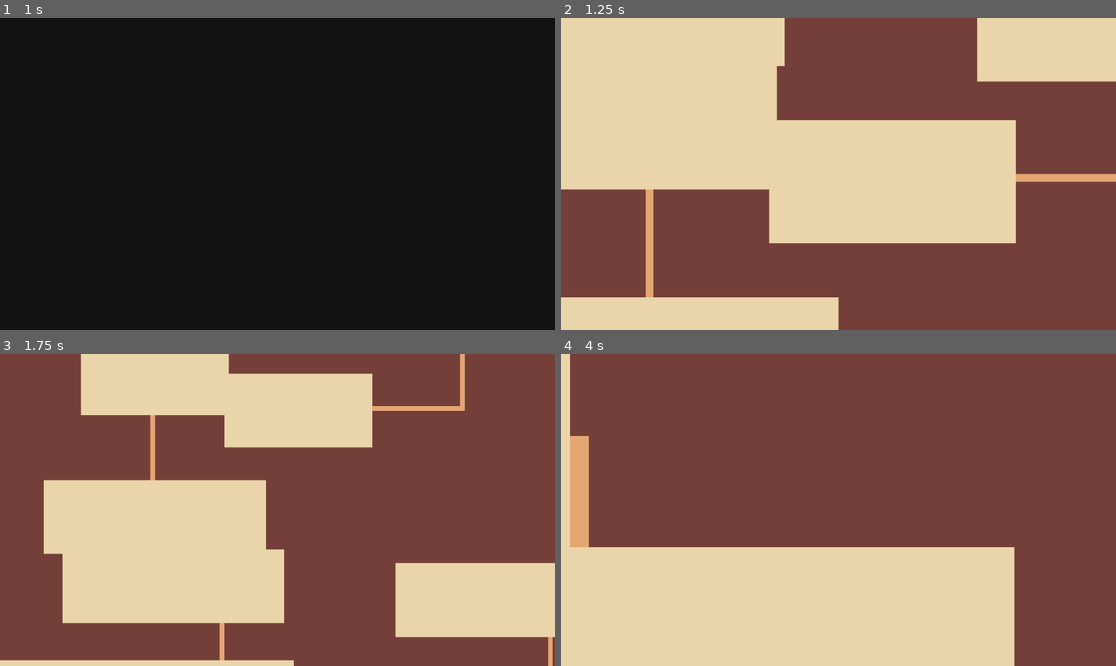
Above: before the commit, frames 1-4 (two rows, left to right).
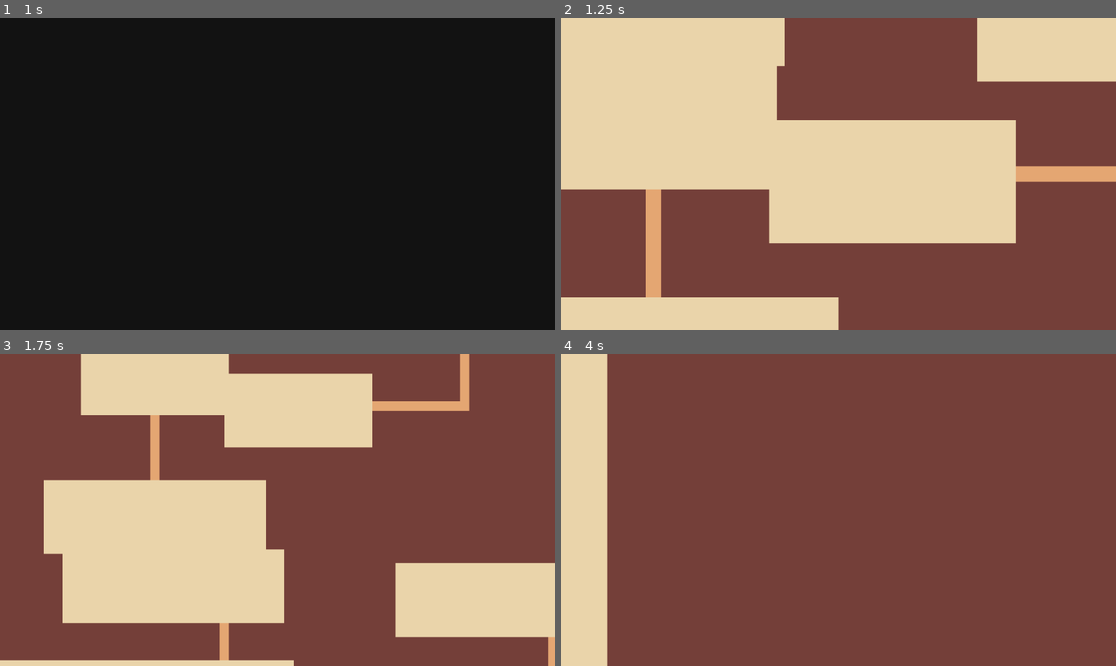
Above: after the commit, the same moments.

Repository: Horryportier/DungeonGeneration
Game: Godot game, scene res://room_generation/room_generator.tscn
Two runs of this game, one before a commit and one after it. Both use one fixed random seed, a clock stepped at 60 frames per second and the inputs below.
Inputs (mouse positions are in pixels of both pictures, inside the frame that each line leads up to):
- Up to frame 1 (1 s): tap Enter at 0.5 s; move the mouse to (399, 158) at 0.52 s; hold D (right) from 0.53 s (still down); tap Space (regenrate) at 0.6 s
- Up to frame 2 (1.25 s): keep holding D (right)
- Up to frame 3 (1.75 s): move the mouse to (166, 525) at 1.27 s; release D (right) at 1.28 s; hold S (down) from 1.28 s (still down); tap Up (zoom_in) at 1.35 s
- Up to frame 4 (4 s): move the mouse to (894, 441) at 2.02 s; release S (down) at 2.03 s; hold D (right) 2.03-2.78 s; hold Down (zoom_out) 2.03-2.78 s; move the mouse to (810, 572) at 2.77 s; hold W (up) 2.78-3.53 s; tap Space (regenrate) at 2.85, 3.5 s; move the mouse to (1005, 556) at 3.52 s; hold A (left) from 3.53 s (still down); hold Up (zoom_in) from 3.53 s (still down)

Frame 1 is identical in both runs. In frame 2, 1.0% of the frame differs, in the area x 16-100%, y 47-90%; in frame 3, 0.7%; in frame 4, 32%, in the area x 1-82%, y 0-100%.

Commit message:
inprovments to path generation

Diff:
--- a/room_generation/room_generator.gd
+++ b/room_generation/room_generator.gd
@@ -4,8 +4,7 @@
 ##=========================================================================
 ## RoomGenrator
 ## TODO:
-##	- do something about rooms being in negative space
-##
+##	refactor it into drop in solution
 ##=========================================================================
 
 
@@ -16,8 +15,10 @@
 @export var room_generation_radius: int = 50
 @export_range(0, 1) var selected_room_size_treshold: float = 0.3
 
-@export_group("halways_generation")
+@export_group("hallways_generation")
 @export_range(0, 1) var non_mst_edges_treshold: float = 0.1
+@export var hallway_width: int = 4
+
 
 @export_group("map_generation")
 @export_range(0, 1) var map_padding: float = 0.1
@@ -31,6 +32,7 @@
 
 @onready var tilemap: TileMap = $TileMap
 
+enum LineOrientation { Vertical, Horizontal }
 
 class Room:
 	var id: int
@@ -83,6 +85,11 @@
 var seperating = false
 var can_triangulate = false
 
+func get_line_orinetation(a: Vector2i, b: Vector2i) -> LineOrientation:
+	if a.x != b.x:
+		return LineOrientation.Horizontal
+	return LineOrientation.Vertical
+
 func line_to_vec2i_range(a: Vector2i ,b: Vector2i) -> Array[Vector2i]:
 	var accum: Array[Vector2i] = [a]
 	var vec = a
@@ -287,9 +294,16 @@
 
 
 func paint_hallway(a: Vector2, b: Vector2):
+	var orientation = get_line_orinetation(a, b)
 	for vec in line_to_vec2i_range(a, b):
-		if tilemap.get_cell_atlas_coords(0, vec) != Vector2i(1,0):
-			tilemap.set_cell(0, vec, 0, Vector2i(2,0))
+		for i in hallway_width:
+			match orientation:
+				LineOrientation.Vertical:
+					vec.x += i
+				LineOrientation.Horizontal:
+					vec.y -= i
+			if tilemap.get_cell_atlas_coords(0, vec) != Vector2i(1,0):
+				tilemap.set_cell(0, vec, 0, Vector2i(2,0))
 
 func _ready():
 	regenerate_rooms()
--- a/room_generation/room_generator.tscn
+++ b/room_generation/room_generator.tscn
@@ -33,6 +33,7 @@
 script = ExtResource("1_ac6gd")
 min_room_size = 16
 max_room_size = 64
+hallway_width = 2
 map_padding = 0.5
 edge_color = SubResource("Gradient_kib3s")
 
